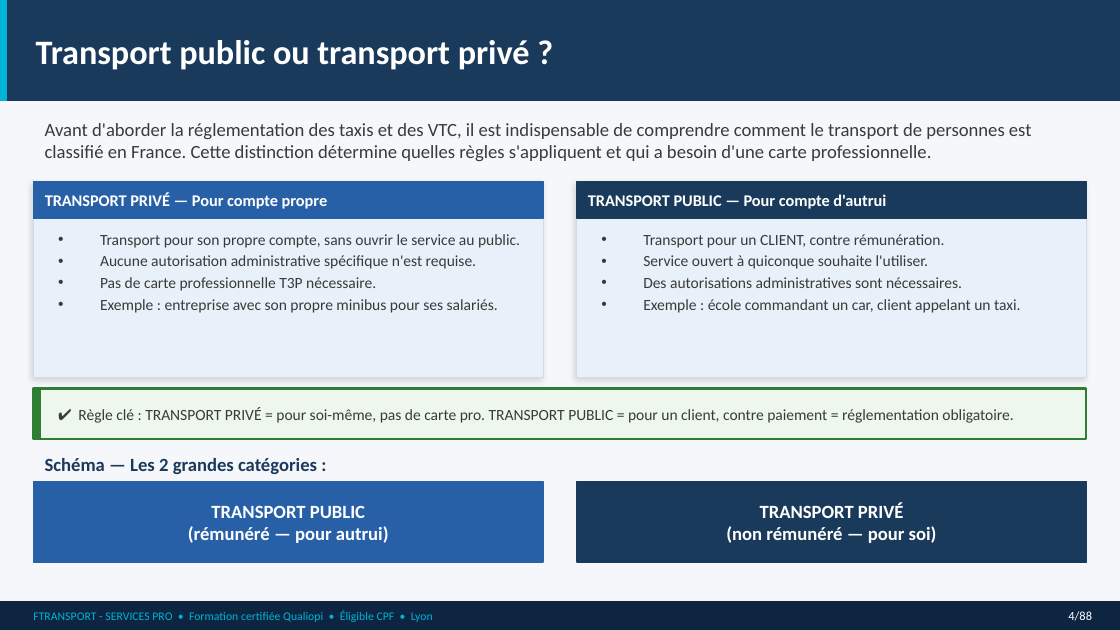
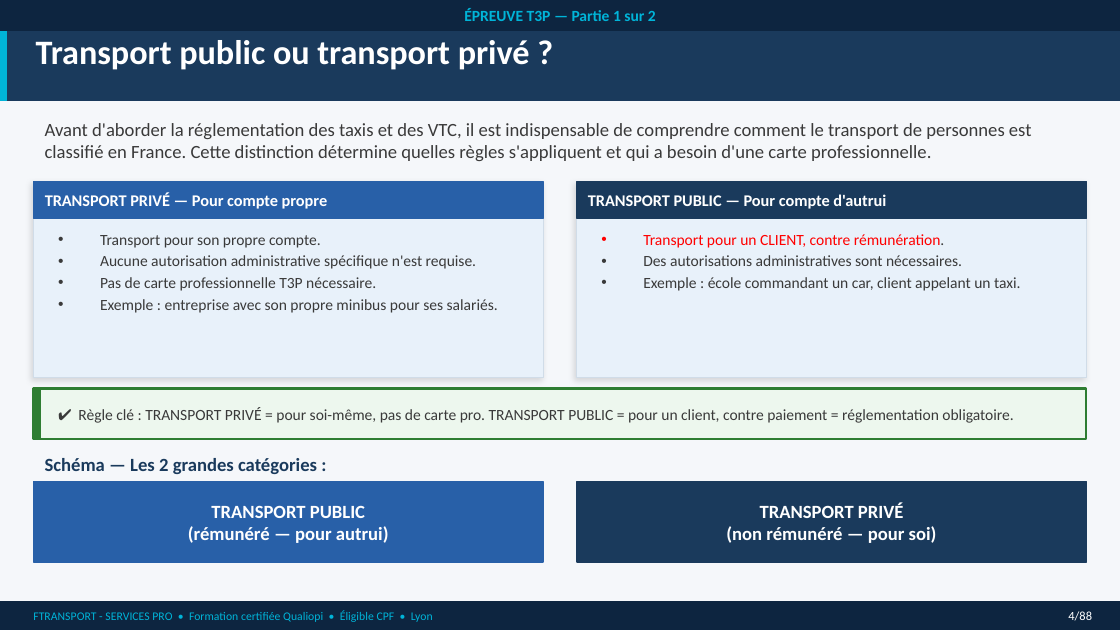
Before and after one commit to nanouf69/insight-learn-manage, a slide deck: slide 4 of public/cours/vtc/A_T3P_partie_1.pptx. Drawn at 1120x630 pixels with LibreOffice and Linux fonts; fonts in the diff are those of the drawing. Boxes give left, top, right and bottom in pixels: in the first picture for what was removed or moved away, otherwise in the second. Text is boxed around its words. In the diff, an @@ line names an element or a change of style, - is before the commit and + after.

```diff
--- a/public/cours/vtc/A_T3P_partie_1.pptx
+++ b/public/cours/vtc/A_T3P_partie_1.pptx
@@ rectangle added at box(0, 0, 1120, 31), fill #0D2540, 10 pt, text #00B4D8, bold @@
+ÉPREUVE T3P — Partie 1 sur 2
@@ text at box(100, 235, 321, 248): text changed @@
-• Transport pour son propre compte, sans ouvrir le service au public.
+• Transport pour son propre compte.
@@ text at box(643, 234, 944, 248): text colour #3A3A3A to #FF0000 in "Transport pour un CLIENT, contre rémunération." @@
@@ text at box(643, 255, 928, 269): paragraph removed @@
-• Service ouvert à quiconque souhaite l'utiliser.
```
Also in this commit, not shown: 41 other slides changed, 7 slides added, 8 slides removed.
